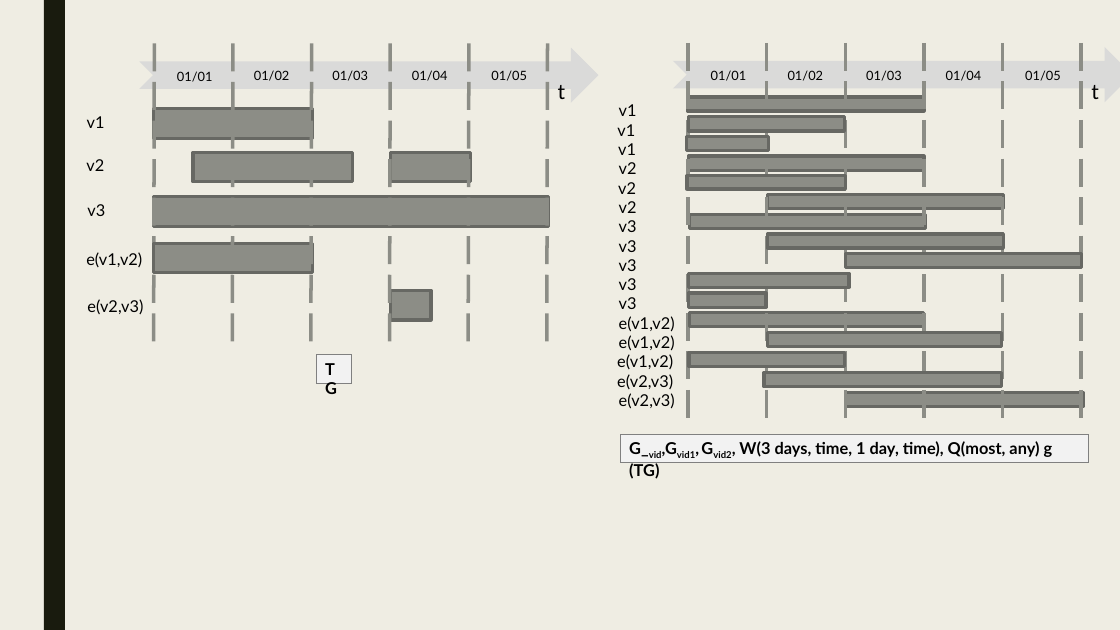
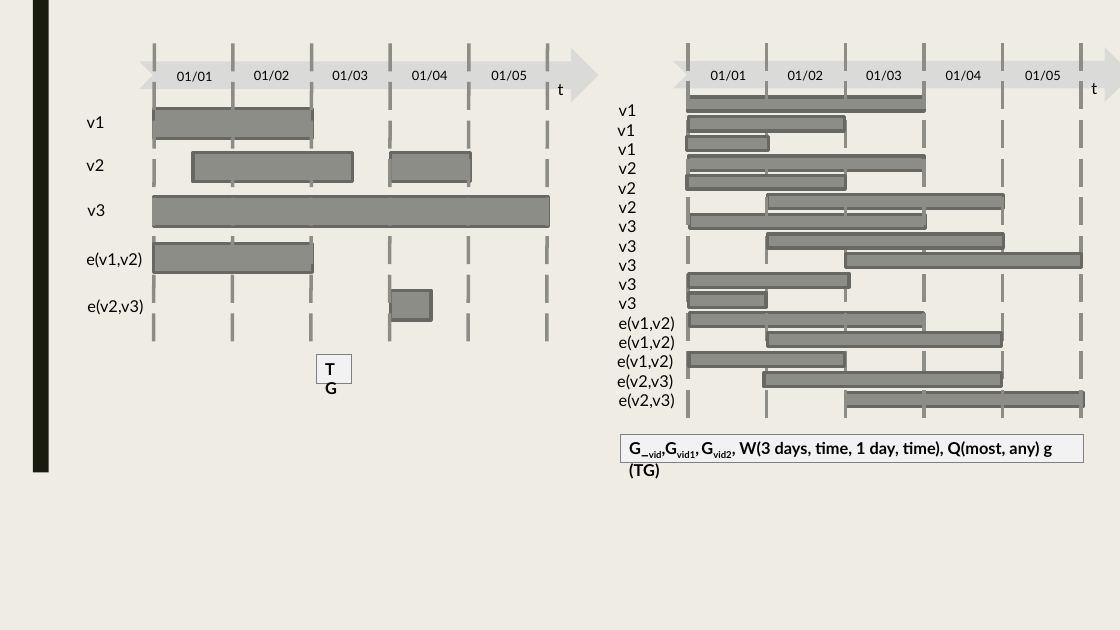
Before and after one commit to PortalDB/portal, a slide deck: slide 21 of paper/pvldb2016/figs/model.pptx (slide 16 before the commit). Drawn at 1120x630 pixels with LibreOffice and Linux fonts; fonts in the diff are those of the drawing. Boxes give left, top, right and bottom in pixels: in the first picture for what was removed or moved away, otherwise in the second. Text is boxed around its words. In the diff, an @@ line names an element or a change of style, - is before the commit and + after.

```diff
--- a/paper/pvldb2016/figs/model.pptx
+++ b/paper/pvldb2016/figs/model.pptx
@@ rectangle: place and size @@
-rectangle at (44,0,65,630)
+rectangle at (33,0,49,472)
@@ text "t" at (558,84,564,95): size 18 to 14 pt @@
@@ text "t" at (1091,83,1097,94): size 18 to 14 pt @@
@@ rectangle "G_vid,Gvid1, Gvid2, W(3 days, time, ...": place and size @@
-rectangle "G_vid,Gvid1, Gvid2, W(3 days, time, ..." at (621,434,1089,463)
+rectangle "G_vid,Gvid1, Gvid2, W(3 days, time, ..." at (621,434,1084,463)
```
Also in this commit, not shown: 16 other slides changed, 5 slides added, 2 other files.
